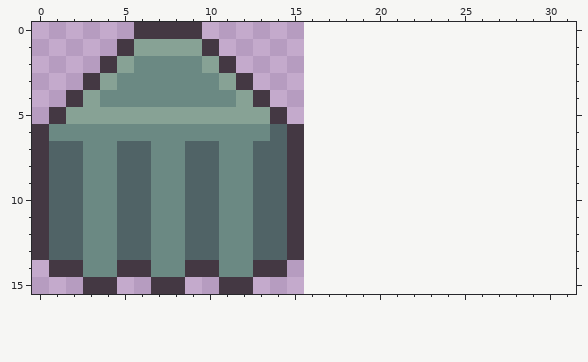
Pixel-art file: assets/05_map/casinoIcon.aseprite. Above: the version before the commit.
16x16 pixels, 1 frame. The old version is drawn lined up with the new one, on the new canvas.
And afterwards:
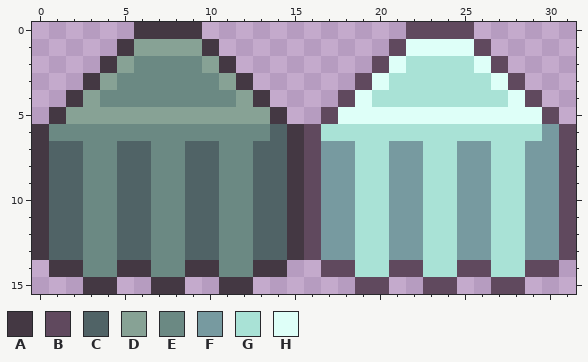
Palette (. is transparent): A #443843  B #60495e  C #506366  D #87a295  E #6b8983  F #779aa0  G #a9e2d6  H #defff8
Commit message: added MapIcons Hovers
The exact change:
canvas 16x16 -> 32x16
@@ x 14..31 @@
- 0 ..................
- 1 ..................
- 2 ..................
- 3 ..................
- 4 ..................
- 5 A.................
- 6 CA................
- 7 CA................
- 8 CA................
- 9 CA................
-10 CA................
-11 CA................
-12 CA................
-13 CA................
-14 A.................
-15 ..................
+ 0 ........BBBB......
+ 1 .......BHHHHB.....
+ 2 ......BHGGGGHB....
+ 3 .....BHGGGGGGHB...
+ 4 ....BHGGGGGGGGHB..
+ 5 A..BHHHHHHHHHHHHB.
+ 6 CABGGGGGGGGGGGGGFB
+ 7 CABFFGGFFGGFFGGFFB
+ 8 CABFFGGFFGGFFGGFFB
+ 9 CABFFGGFFGGFFGGFFB
+10 CABFFGGFFGGFFGGFFB
+11 CABFFGGFFGGFFGGFFB
+12 CABFFGGFFGGFFGGFFB
+13 CABFFGGFFGGFFGGFFB
+14 A..BBGGBBGGBBGGBB.
+15 .....BB..BB..BB...
Where, in picture pixels (left, top, right, bottom), the same in both pictures:
added: (304, 22, 576, 294)
